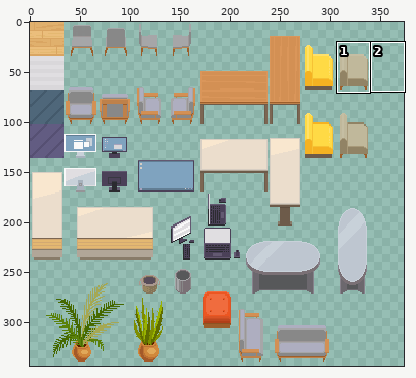
Sprite sheet: tileset4_export.png. Above, an overview of the earlier version with the close-up marked.
Close-up. Old version:
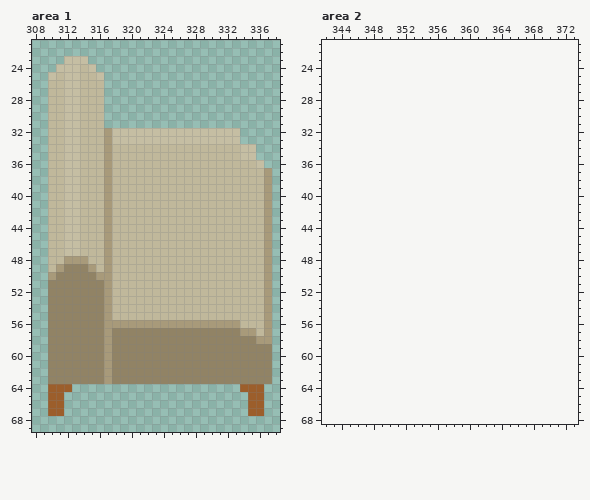
The file is 340x340 pixels. Colours within 5 levels of each other are drawn and written as one. Shown: area 1: x 308..338, y 21..69; area 2: x 342..373, y 21..68. The old version is drawn lined up with the new one, on the new canvas. The wide view leaves out empty margins. The commit also changed other parts of the picture, which this record leaves out.
Now the later version:
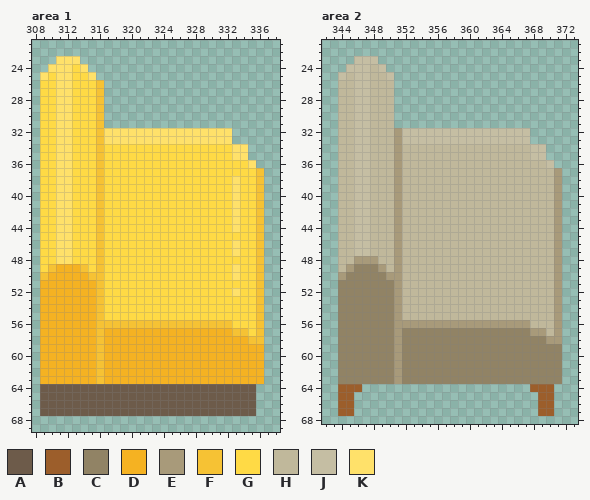
Palette (. is transparent): A #6d5b4a  B #9c5e2b  C #918365  D #f5b222  E #a89a7a  F #f6c234  G #ffda45  H #c0b89b  J #c5bea3  K #ffe16a
Changes in this commit:
canvas 340x340 -> 374x374
--- area 1
@@ x 308..338 @@
 22 ...............................
-23 ....JJJ........................
-24 ...JJJHJ.......................
-25 ..JHJJHHJ......................
-26 ..HHJJHHH......................
-27 ..HHJJHHH......................
-28 ..HHJJHHH......................
-29 ..HHJJHHH......................
-30 ..HHJJHHH......................
-31 ..HHJJHHH......................
-32 ..HHJJHHHEJJJJJJJJJJJJJJJJ.....
-33 ..HHJJHHHEJJJJJJJJJJJJJJJJ.....
-34 ..HHJJHHHEHHHHHHHHHHHHHHHHJJ...
-35 ..HHJJHHHEHHHHHHHHHHHHHHHHJJ...
-36 ..HHJJHHHEHHHHHHHHHHHHHHHHHHJ..
-37 ..HHJJHHHEHHHHHHHHHHHHHHHHHHHE.
-38 ..HHJJHHHEHHHHHHHHHHHHHHHHHHHE.
-39 ..HHJJHHHEHHHHHHHHHHHHHHHHHHHE.
-40 ..HHJJHHHEHHHHHHHHHHHHHHHHHHHE.
-41 ..HHJJHHHEHHHHHHHHHHHHHHHHHHHE.
-42 ..HHJJHHHEHHHHHHHHHHHHHHHHHHHE.
-43 ..HHJJHHHEHHHHHHHHHHHHHHHHHHHE.
-44 ..HHJJHHHEHHHHHHHHHHHHHHHHHHHE.
-45 ..HHJJHHHEHHHHHHHHHHHHHHHHHHHE.
-46 ..HHJJHHHEHHHHHHHHHHHHHHHHHHHE.
-47 ..HHJJHHHEHHHHHHHHHHHHHHHHHHHE.
-48 ..HHEEEHHEHHHHHHHHHHHHHHHHHHHE.
-49 ..HECCCEHEHHHHHHHHHHHHHHHHHHHE.
-50 ..ECCCCCEEHHHHHHHHHHHHHHHHHHHE.
-51 ..CCCCCCCEHHHHHHHHHHHHHHHHHHHE.
-52 ..CCCCCCCEHHHHHHHHHHHHHHHHHHHE.
-53 ..CCCCCCCEHHHHHHHHHHHHHHHHHHHE.
-54 ..CCCCCCCEHHHHHHHHHHHHHHHHHHHE.
-55 ..CCCCCCCEHHHHHHHHHHHHHHHHHHHE.
-56 ..CCCCCCCEEEEEEEEEEEEEEEEEHHHE.
-57 ..CCCCCCCECCCCCCCCCCCCCCCCEEHE.
-58 ..CCCCCCCECCCCCCCCCCCCCCCCCCEE.
-59 ..CCCCCCCECCCCCCCCCCCCCCCCCCCC.
-60 ..CCCCCCCECCCCCCCCCCCCCCCCCCCC.
-61 ..CCCCCCCECCCCCCCCCCCCCCCCCCCC.
-62 ..CCCCCCCECCCCCCCCCCCCCCCCCCCC.
-63 ..CCCCCCCECCCCCCCCCCCCCCCCCCCC.
-64 ..BBB.....................BBB..
-65 ..BB.......................BB..
-66 ..BB.......................BB..
-67 ..BB.......................BB..
+23 ...KKK.........................
+24 ..KKKGK........................
+25 .KGKKGGK.......................
+26 .GGKKGGGF......................
+27 .GGKKGGGF......................
+28 .GGKKGGGF......................
+29 .GGKKGGGF......................
+30 .GGKKGGGF......................
+31 .GGKKGGGF......................
+32 .GGKKGGGFKKKKKKKKKKKKKKKK......
+33 .GGKKGGGFKKKKKKKKKKKKKKKK......
+34 .GGKKGGGFGGGGGGGGGGGGGGGGKK....
+35 .GGKKGGGFGGGGGGGGGGGGGGGGKK....
+36 .GGKKGGGFGGGGGGGGGGGGGGGGGGK...
+37 .GGKKGGGFGGGGGGGGGGGGGGGGGGGF..
+38 .GGKKGGGFGGGGGGGGGGGGGGGGKGGF..
+39 .GGKKGGGFGGGGGGGGGGGGGGGGKGGF..
+40 .GGKKGGGFGGGGGGGGGGGGGGGGKGGF..
+41 .GGKKGGGFGGGGGGGGGGGGGGGGKGGF..
+42 .GGKKGGGFGGGGGGGGGGGGGGGGKGGF..
+43 .GGKKGGGFGGGGGGGGGGGGGGGGKGGF..
+44 .GGKKGGGFGGGGGGGGGGGGGGGGKGGF..
+45 .GGKKGGGFGGGGGGGGGGGGGGGGGGGF..
+46 .GGKKGGGFGGGGGGGGGGGGGGGGKGGF..
+47 .GGKKGGGFGGGGGGGGGGGGGGGGKGGF..
+48 .GGKKGGGFGGGGGGGGGGGGGGGGGGGF..
+49 .GFDDDFGFGGGGGGGGGGGGGGGGKGGF..
+50 .FDDDDDFFGGGGGGGGGGGGGGGGKGGF..
+51 .DDDDDDDFGGGGGGGGGGGGGGGGGGGF..
+52 .DDDDDDDFGGGGGGGGGGGGGGGGKGGF..
+53 .DDDDDDDFGGGGGGGGGGGGGGGGGGGF..
+54 .DDDDDDDFGGGGGGGGGGGGGGGGGGGF..
+55 .DDDDDDDFGGGGGGGGGGGGGGGGGGGF..
+56 .DDDDDDDFFFFFFFFFFFFFFFFFGGGF..
+57 .DDDDDDDFDDDDDDDDDDDDDDDDFFGF..
+58 .DDDDDDDFDDDDDDDDDDDDDDDDDDFF..
+59 .DDDDDDDFDDDDDDDDDDDDDDDDDDDD..
+60 .DDDDDDDFDDDDDDDDDDDDDDDDDDDD..
+61 .DDDDDDDFDDDDDDDDDDDDDDDDDDDD..
+62 .DDDDDDDFDDDDDDDDDDDDDDDDDDDD..
+63 .DDDDDDDFDDDDDDDDDDDDDDDDDDDD..
+64 .AAAAAAAAAAAAAAAAAAAAAAAAAAA...
+65 .AAAAAAAAAAAAAAAAAAAAAAAAAAA...
+66 .AAAAAAAAAAAAAAAAAAAAAAAAAAA...
+67 .AAAAAAAAAAAAAAAAAAAAAAAAAAA...
 68 ...............................
--- area 2
@@ x 342..373 @@
 22 ................................
-23 ................................
-24 ................................
-25 ................................
-26 ................................
-27 ................................
-28 ................................
-29 ................................
-30 ................................
-31 ................................
-32 ................................
-33 ................................
-34 ................................
-35 ................................
-36 ................................
-37 ................................
-38 ................................
-39 ................................
-40 ................................
-41 ................................
-42 ................................
-43 ................................
-44 ................................
-45 ................................
-46 ................................
-47 ................................
-48 ................................
-49 ................................
-50 ................................
-51 ................................
-52 ................................
-53 ................................
-54 ................................
-55 ................................
-56 ................................
-57 ................................
-58 ................................
-59 ................................
-60 ................................
-61 ................................
-62 ................................
-63 ................................
-64 ................................
-65 ................................
-66 ................................
-67 ................................
+23 ....JJJ.........................
+24 ...JJJHJ........................
+25 ..JHJJHHJ.......................
+26 ..HHJJHHH.......................
+27 ..HHJJHHH.......................
+28 ..HHJJHHH.......................
+29 ..HHJJHHH.......................
+30 ..HHJJHHH.......................
+31 ..HHJJHHH.......................
+32 ..HHJJHHHEJJJJJJJJJJJJJJJJ......
+33 ..HHJJHHHEJJJJJJJJJJJJJJJJ......
+34 ..HHJJHHHEHHHHHHHHHHHHHHHHJJ....
+35 ..HHJJHHHEHHHHHHHHHHHHHHHHJJ....
+36 ..HHJJHHHEHHHHHHHHHHHHHHHHHHJ...
+37 ..HHJJHHHEHHHHHHHHHHHHHHHHHHHE..
+38 ..HHJJHHHEHHHHHHHHHHHHHHHHHHHE..
+39 ..HHJJHHHEHHHHHHHHHHHHHHHHHHHE..
+40 ..HHJJHHHEHHHHHHHHHHHHHHHHHHHE..
+41 ..HHJJHHHEHHHHHHHHHHHHHHHHHHHE..
+42 ..HHJJHHHEHHHHHHHHHHHHHHHHHHHE..
+43 ..HHJJHHHEHHHHHHHHHHHHHHHHHHHE..
+44 ..HHJJHHHEHHHHHHHHHHHHHHHHHHHE..
+45 ..HHJJHHHEHHHHHHHHHHHHHHHHHHHE..
+46 ..HHJJHHHEHHHHHHHHHHHHHHHHHHHE..
+47 ..HHJJHHHEHHHHHHHHHHHHHHHHHHHE..
+48 ..HHEEEHHEHHHHHHHHHHHHHHHHHHHE..
+49 ..HECCCEHEHHHHHHHHHHHHHHHHHHHE..
+50 ..ECCCCCEEHHHHHHHHHHHHHHHHHHHE..
+51 ..CCCCCCCEHHHHHHHHHHHHHHHHHHHE..
+52 ..CCCCCCCEHHHHHHHHHHHHHHHHHHHE..
+53 ..CCCCCCCEHHHHHHHHHHHHHHHHHHHE..
+54 ..CCCCCCCEHHHHHHHHHHHHHHHHHHHE..
+55 ..CCCCCCCEHHHHHHHHHHHHHHHHHHHE..
+56 ..CCCCCCCEEEEEEEEEEEEEEEEEHHHE..
+57 ..CCCCCCCECCCCCCCCCCCCCCCCEEHE..
+58 ..CCCCCCCECCCCCCCCCCCCCCCCCCEE..
+59 ..CCCCCCCECCCCCCCCCCCCCCCCCCCC..
+60 ..CCCCCCCECCCCCCCCCCCCCCCCCCCC..
+61 ..CCCCCCCECCCCCCCCCCCCCCCCCCCC..
+62 ..CCCCCCCECCCCCCCCCCCCCCCCCCCC..
+63 ..CCCCCCCECCCCCCCCCCCCCCCCCCCC..
+64 ..BBB.....................BBB...
+65 ..BB.......................BB...
+66 ..BB.......................BB...
+67 ..BB.......................BB...
 68 ................................
